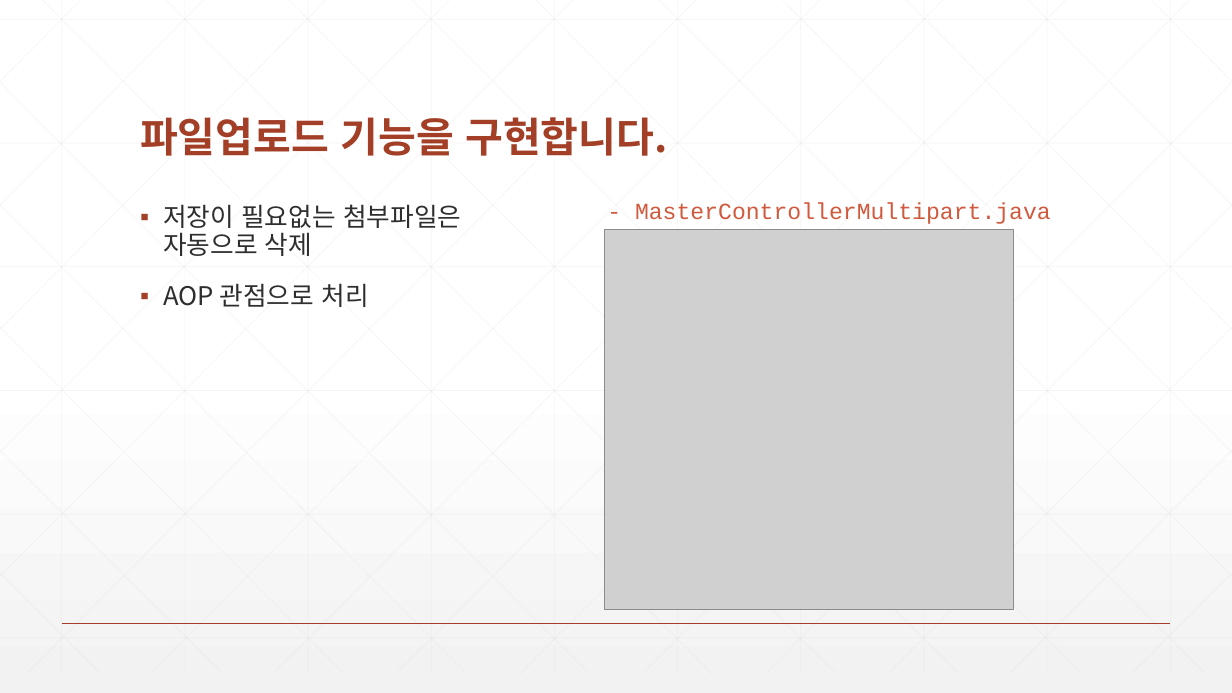
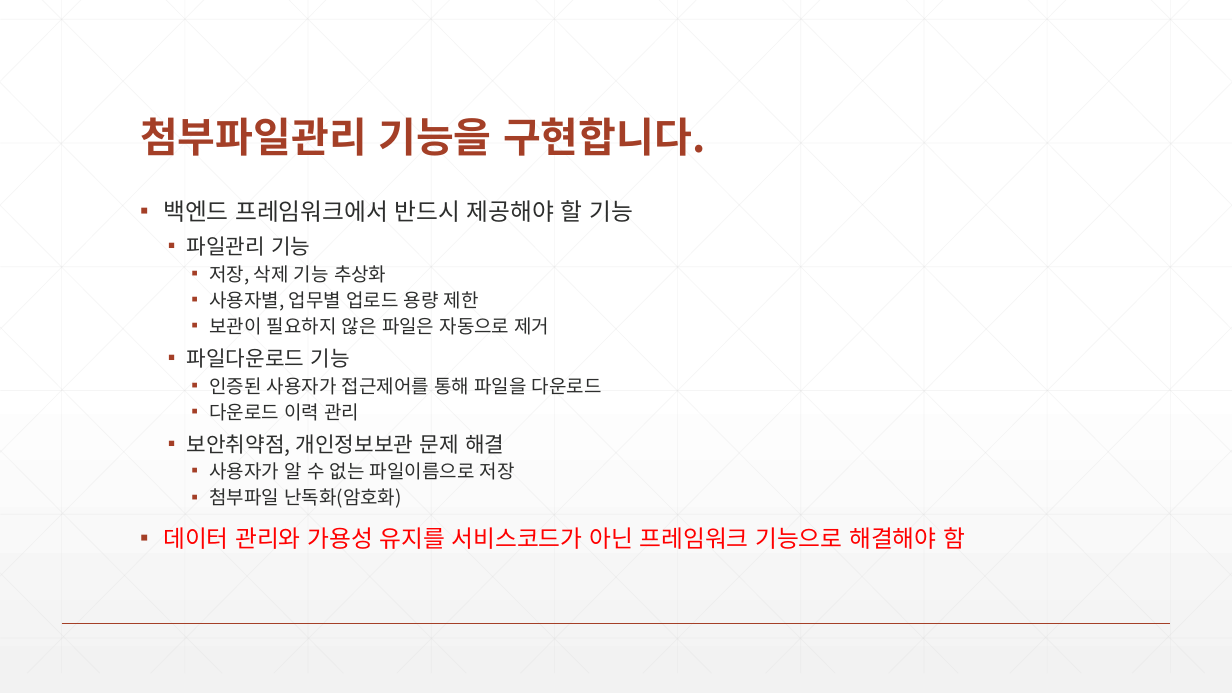
Before and after one commit to zeroshift01/code5, a slide deck: slide 2 of inflearn01/doc/심화_파일업로드기능을구현합니다.pptx (slide 4 before the commit). Drawn at 1232x693 pixels with LibreOffice and Linux fonts; fonts in the diff are those of the drawing; grey boxes stand for pictures. Boxes give left, top, right and bottom in pixels: in the first picture for what was removed or moved away, otherwise in the second. Text is boxed around its words. In the diff, an @@ line names an element or a change of style, - is before the commit and + after.

```diff
--- a/inflearn01/doc/심화_파일업로드기능을구현합니다.pptx
+++ b/inflearn01/doc/심화_파일업로드기능을구현합니다.pptx
@@ title at (140,117,706,156): text changed @@
-파일업로드 기능을 구현합니다.
+첨부파일관리 기능을 구현합니다.
@@ text at (163,200,965,549): text changed; size 20 to 14.8 pt @@
-▪ 저장이 필요없는 첨부파일은
-  자동으로 삭제
-▪ AOP 관점으로 처리
+▪ 백엔드 프레임워크에서 반드시 제공해야 할 기능
+  ▪ 파일관리 기능
+    ▪ 저장, 삭제 기능 추상화
+    ▪ 사용자별, 업무별 업로드 용량 제한
+    ▪ 보관이 필요하지 않은 파일은 자동으로 제거
+  ▪ 파일다운로드 기능
+    ▪ 인증된 사용자가 접근제어를 통해 파일을 다운로드
+    ▪ 다운로드 이력 관리
+  ▪ 보안취약점, 개인정보보관 문제 해결
+    ▪ 사용자가 알 수 없는 파일이름으로 저장
+    ▪ 첨부파일 난독화(암호화)
+▪ 데이터 관리와 가용성 유지를 서비스코드가 아닌 프레임워크 기능으로 해결해야 함
@@ text removed at (635,203,1051,224) @@
-- MasterControllerMultipart.java
@@ picture removed at (604,230,1013,610) @@
```
Also in this commit, not shown: 4 other slides changed, 6 slides added, 2 slides removed, 5 other files.
